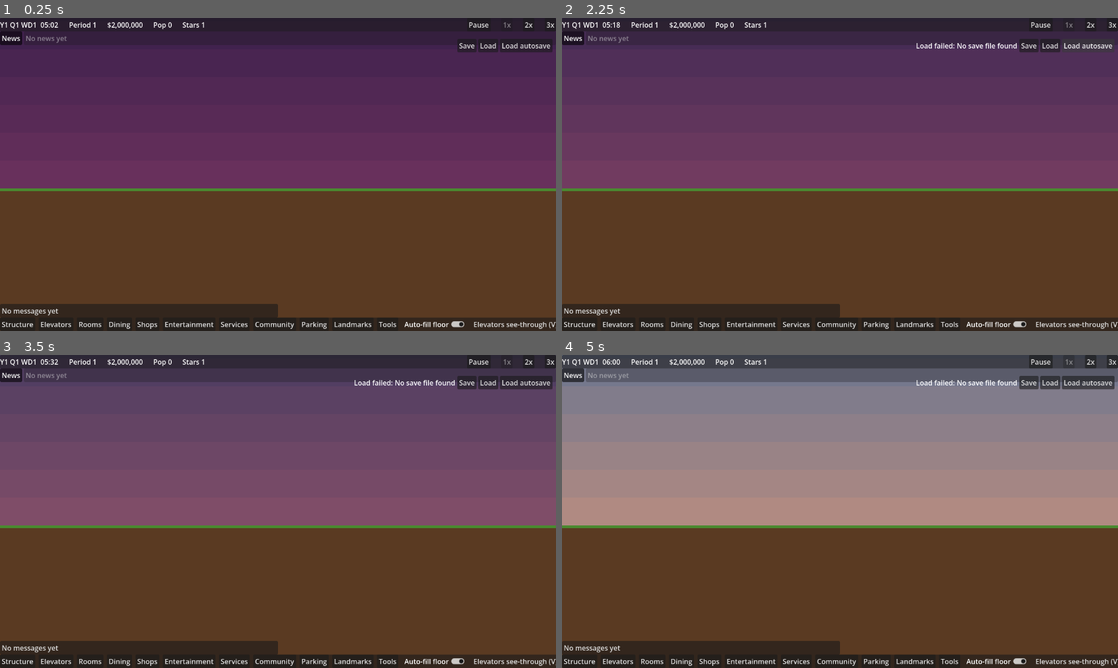
Above: before the commit, frames 1-4 (two rows, left to right).
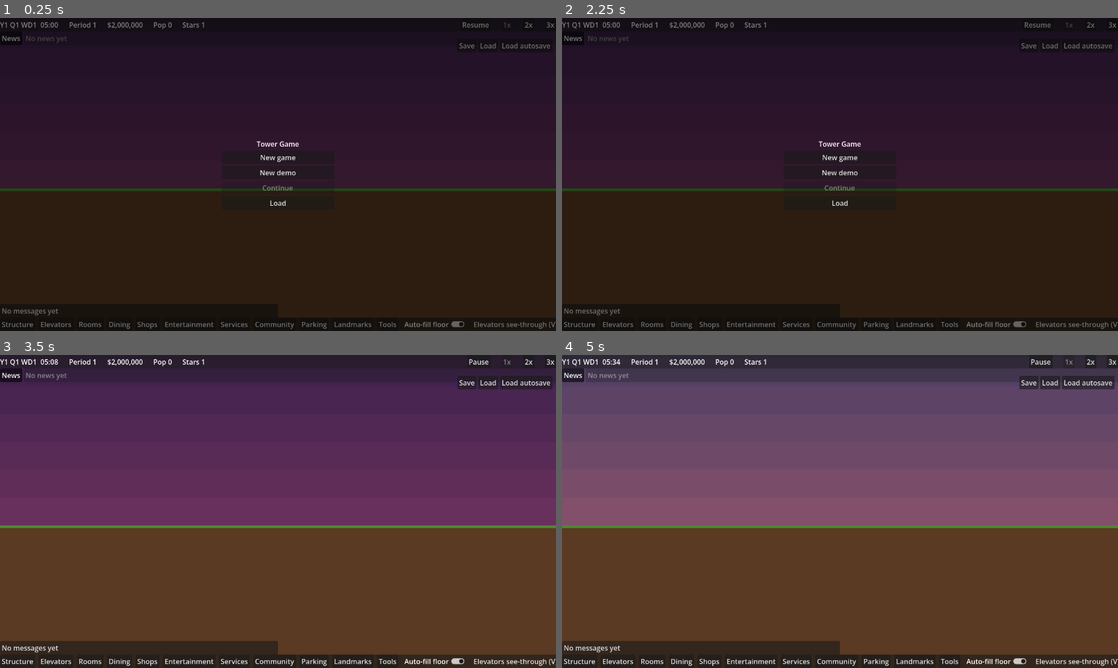
Above: after the commit, the same moments.

Repository: evidencelacking/TowerGame
Game: Godot game, scene res://scenes/main.tscn
Two runs of this game, one before a commit and one after it. Both use one fixed random seed, a clock stepped at 60 frames per second and the inputs below.
Inputs (mouse positions are in pixels of both pictures, inside the frame that each line leads up to):
- Up to frame 1 (0.25 s): no input
- Up to frame 2 (2.25 s): click "Save" at 0.5 s; click "Load" at 1.25 s; click "Load autosave" at 2 s
- Up to frame 3 (3.5 s): click (278, 495) at 2.75 s, where only the run after the commit has a clickable "New game"
- Up to frame 4 (5 s): click "2x" at 3.5 s; click "1x" at 4.25 s

The runs differ from the first frame. In frame 1, 93% of the frame differs, in the area x 0-100%, y 0-100%; in frame 2, 97%; in frame 3, 45%; in frame 4, 49%.

Commit message:
Named save slots, demo saves, quick save and start menu (refs #386)
Co-Authored-By: Claude Sonnet 5.5 <noreply@anthropic.com>

Diff:
--- a/scripts/main.gd
+++ b/scripts/main.gd
@@ -66,12 +66,24 @@
 	finance_window.name = "FinanceWindow"
 	add_child(finance_window)
 	finance_window.bind(_tower)
-	if not demo:  # Demo towers never write or read the normal save slots.
-		$Hud/SimDriver.autosave_enabled = true
-		var save_menu := SaveMenu.new()
-		save_menu.name = "SaveMenu"
-		add_child(save_menu)
-		save_menu.bind($Hud/SimDriver)
+	# Demo towers save to their own files, marked demo, never the normal slots.
+	SaveFiles.demo = demo
+	SaveFiles.autosave_template = SaveFiles.DEMO_AUTOSAVE_PATH if demo else SaveFiles.AUTOSAVE_PATH
+	$Hud/SimDriver.autosave_enabled = true
+	var save_menu := SaveMenu.new()
+	save_menu.name = "SaveMenu"
+	add_child(save_menu)
+	save_menu.bind($Hud/SimDriver)
+	if SaveFiles.pending_load != "":  # Switching mode to load a save from the other mode.
+		var path := SaveFiles.pending_load
+		SaveFiles.pending_load = ""
+		StartMenu.shown = true
+		save_menu._load(path, demo)
+	elif not StartMenu.shown and not demo:
+		var start_menu := StartMenu.new()
+		start_menu.name = "StartMenu"
+		add_child(start_menu)
+		start_menu.bind($Hud/SimDriver, save_menu)
 	var star_window := StarWindow.new()
 	star_window.name = "StarWindow"
 	add_child(star_window)
--- a/scripts/view/save_files.gd
+++ b/scripts/view/save_files.gd
@@ -11,6 +11,16 @@
 const AUTOSAVE_SLOTS := 3  ## Autosaves rotate through this many files, oldest overwritten first.
 const AUTOSAVE_PATH := "user://autosave_%d.sav"
 const MAGIC := "TOWERSAVE"
+const SLOTS := 6  ## Named manual slots per mode.
+const SLOT_PATH := "user://slot_%d.sav"
+const DEMO_SLOT_PATH := "user://demo_slot_%d.sav"
+const QUICK_PATH := "user://quicksave.sav"
+const DEMO_QUICK_PATH := "user://demo_quicksave.sav"
+const DEMO_AUTOSAVE_PATH := "user://demo_autosave_%d.sav"
+## True in demo mode: autosaves and quick saves then go to the demo files and are marked demo.
+static var demo: bool = false
+## A save to apply after the scene reloads (switching between demo and normal play), or "".
+static var pending_load: String = ""
 static var autosave_template: String = AUTOSAVE_PATH  ## Tests point this at a file of their own, so parallel runs never share autosaves.
 
 
@@ -24,14 +34,102 @@
 
 
 ## Writes the tower's save to path. Returns true on success.
-static func write(tower: TowerSim, path: String) -> bool:
+## The optional slot name, demo flag and a summary (stars, population, day) go in a second record
+## after the tower data, so the tower record itself is unchanged.
+static func write(tower: TowerSim, path: String, slot_name: String = "", is_demo: bool = demo) -> bool:
 	var file := FileAccess.open(path, FileAccess.WRITE)
 	if file == null:
 		return false
 	file.store_pascal_string(MAGIC)
 	file.store_var(tower.save())
+	file.store_var({"name": slot_name, "demo": is_demo, "stars": tower.stars, "population": tower.population(), "day": day_number(tower)})
 	file.close()
 	return file.get_error() == OK
+
+
+## The tower's day count since it began (1 on the first day).
+static func day_number(tower: TowerSim) -> int:
+	var clock := tower.clock
+	return ((clock.year() - 1) * Clock.QUARTERS_PER_YEAR + clock.quarter() - 1) * Clock.DAYS_PER_QUARTER + clock.day_of_week() + 1
+
+
+static func slot_path(slot: int, is_demo: bool) -> String:
+	return (DEMO_SLOT_PATH if is_demo else SLOT_PATH) % slot
+
+
+static func quick_path(is_demo: bool) -> String:
+	return DEMO_QUICK_PATH if is_demo else QUICK_PATH
+
+
+## The summary record of a save file ({} for older files without one or for non-saves).
+static func read_meta(path: String) -> Dictionary:
+	if not FileAccess.file_exists(path):
+		return {}
+	var file := FileAccess.open(path, FileAccess.READ)
+	if file == null:
+		return {}
+	var meta: Variant = null
+	if file.get_length() > MAGIC.length() + 4 and file.get_pascal_string() == MAGIC:
+		file.get_var(false)
+		if file.get_position() < file.get_length():
+			meta = file.get_var(false)
+	file.close()
+	return meta if meta is Dictionary else {}
+
+
+## Every save file for a mode, in display order. Each entry: path, label, exists, demo, name,
+## date (text), stars, population, day, problem ("" when loadable), modified (unix time).
+static func entries(is_demo: bool) -> Array[Dictionary]:
+	var list: Array[Dictionary] = []
+	for slot in range(1, SLOTS + 1):
+		list.append(entry_for(slot_path(slot, is_demo), "Slot %d" % slot, is_demo))
+	list.append(entry_for(quick_path(is_demo), "Quick save", is_demo))
+	for slot in AUTOSAVE_SLOTS:
+		var path := (DEMO_AUTOSAVE_PATH if is_demo else AUTOSAVE_PATH) % slot
+		list.append(entry_for(path, "Autosave %d" % (slot + 1), is_demo))
+	if not is_demo:
+		list.append(entry_for(MANUAL_PATH, "Old manual save", is_demo))
+	return list
+
+
+static func entry_for(path: String, label: String, is_demo: bool) -> Dictionary:
+	var entry := {"path": path, "label": label, "exists": FileAccess.file_exists(path), "demo": is_demo, "name": "", "date": "", "stars": 0, "population": 0, "day": 0, "problem": "", "modified": 0}
+	if not entry["exists"]:
+		return entry
+	var meta := read_meta(path)
+	entry["modified"] = FileAccess.get_modified_time(path)
+	entry["date"] = Time.get_datetime_string_from_unix_time(entry["modified"], true).replace("T", " ").substr(0, 16)
+	entry["name"] = str(meta.get("name", ""))
+	entry["stars"] = int(meta.get("stars", 0))
+	entry["population"] = int(meta.get("population", 0))
+	entry["day"] = int(meta.get("day", 0))
+	entry["problem"] = problem(path)
+	return entry
+
+
+## The most recently written loadable save across both modes, or {} if there is none.
+static func latest() -> Dictionary:
+	var best: Dictionary = {}
+	for is_demo in [false, true]:
+		for entry in entries(is_demo):
+			if entry["exists"] and entry["problem"] == "" and (best.is_empty() or entry["modified"] > best["modified"]):
+				best = entry
+	return best
+
+
+## One-line description of an entry for the slot list.
+static func describe(entry: Dictionary) -> String:
+	if not entry["exists"]:
+		return "%s: empty" % entry["label"]
+	var title := "%s" % entry["label"]
+	if entry["name"] != "":
+		title += " \"%s\"" % entry["name"]
+	if entry["problem"] != "":
+		return "%s, %s: %s" % [title, entry["date"], entry["problem"]]
+	var text := "%s, %s" % [title, entry["date"]]
+	if entry["day"] > 0:
+		text += ", %d stars, pop %d, day %d" % [entry["stars"], entry["population"], entry["day"]]
+	return text
 
 
 ## Reads a save file's data, or an empty Dictionary if it is missing or not a save.
@@ -56,7 +154,7 @@
 		return "Not a tower save file"
 	var version: Variant = data.get("version", 0)
 	if version != TowerSim.SAVE_VERSION:
-		return "Save is from version %s; this game reads version %d" % [str(version), TowerSim.SAVE_VERSION]
+		return "Save is from version %s but this game reads version %d, so it cannot be loaded" % [str(version), TowerSim.SAVE_VERSION]
 	return ""
 
 
--- a/scripts/view/save_menu.gd
+++ b/scripts/view/save_menu.gd
@@ -1,14 +1,20 @@
 class_name SaveMenu
 extends CanvasLayer
-## Save, Load and Load autosave buttons in the top-right corner, under the HUD bar. Saving and
-## loading act on the SimDriver's tower in place; the sim is paused while a load applies.
-## View only: file I/O goes through SaveFiles.
+## Save, Load and Load autosave buttons in the top-right corner, under the HUD bar, plus a slot
+## list for named saves and Ctrl+S quick save. Saving and loading act on the SimDriver's tower in
+## place. Demo mode saves to its own files, marked demo. View only: file I/O goes through SaveFiles.
 
 const Driver := preload("res://scripts/view/sim_driver.gd")
 
 var driver: Driver = null
 var status: Label
+var panel: PanelContainer
 var _buttons: Dictionary = {}
+var _list: VBoxContainer
+var _title: Label
+var _name_edit: LineEdit
+var _saving: bool = false
+var _show_all: bool = false  ## List both modes' saves (the start menu's Load).
 
 
 func _init() -> void:
@@ -24,7 +30,7 @@
 	status = Label.new()
 	status.name = "Status"
 	box.add_child(status)
-	for entry in [["Save", save_manual], ["Load", load_manual], ["Load autosave", load_autosave]]:
+	for entry in [["Save", open_save], ["Load", open_load], ["Load autosave", load_autosave]]:
 		var button := Button.new()
 		button.name = entry[0].replace(" ", "")
 		button.text = entry[0]
@@ -32,27 +38,116 @@
 		button.pressed.connect(entry[1])
 		box.add_child(button)
 		_buttons[entry[0]] = button
+	_build_panel()
+
+
+func _build_panel() -> void:
+	panel = PanelContainer.new()
+	panel.name = "SlotPanel"
+	panel.visible = false
+	panel.set_anchors_preset(Control.PRESET_CENTER)
+	panel.grow_horizontal = Control.GROW_DIRECTION_BOTH
+	panel.grow_vertical = Control.GROW_DIRECTION_BOTH
+	add_child(panel)
+	var column := VBoxContainer.new()
+	panel.add_child(column)
+	_title = Label.new()
+	column.add_child(_title)
+	_name_edit = LineEdit.new()
+	_name_edit.name = "NameEdit"
+	_name_edit.placeholder_text = "Name for this save"
+	column.add_child(_name_edit)
+	_list = VBoxContainer.new()
+	_list.name = "Slots"
+	column.add_child(_list)
+	var close := Button.new()
+	close.name = "Close"
+	close.text = "Close"
+	close.pressed.connect(close_panel)
+	column.add_child(close)
 
 
 func bind(driver_value: Driver) -> void:
 	driver = driver_value
 
 
-func save_manual() -> bool:
-	var ok := SaveFiles.write(driver.tower, SaveFiles.MANUAL_PATH)
+func _unhandled_key_input(event: InputEvent) -> void:
+	var key := event as InputEventKey
+	if key != null and key.pressed and not key.echo and key.ctrl_pressed and key.keycode == KEY_S:
+		quick_save()
+		get_viewport().set_input_as_handled()
+
+
+func open_save() -> void:
+	_open(true, false)
+
+
+func open_load(show_all: bool = false) -> void:
+	_open(false, show_all)
+
+
+func close_panel() -> void:
+	panel.visible = false
+
+
+func _open(saving: bool, show_all: bool) -> void:
+	_saving = saving
+	_show_all = show_all
+	_title.text = "Save game: pick a slot" if saving else "Load game: pick a save"
+	_name_edit.visible = saving
+	_refresh()
+	panel.visible = true
+
+
+func _refresh() -> void:
+	for child in _list.get_children():
+		_list.remove_child(child)
+		child.queue_free()
+	var modes: Array = [false, true] if _show_all else [SaveFiles.demo]
+	for is_demo in modes:
+		for entry in SaveFiles.entries(is_demo):
+			var is_slot: bool = entry["label"].begins_with("Slot")
+			if _saving and not is_slot:
+				continue  # Manual saves go to the named slots; autosaves and the quick save are the game's.
+			var button := Button.new()
+			button.text = ("[DEMO] " if is_demo else "") + SaveFiles.describe(entry)
+			button.alignment = HORIZONTAL_ALIGNMENT_LEFT
+			button.disabled = not _saving and (not entry["exists"] or entry["problem"] != "")
+			button.pressed.connect(_pick.bind(entry))
+			_list.add_child(button)
+
+
+func _pick(entry: Dictionary) -> void:
+	if _saving:
+		save_slot(entry["path"], _name_edit.text.strip_edges())
+	else:
+		_load(entry["path"], entry["demo"])
+	panel.visible = false
+
+
+func save_slot(path: String, slot_name: String) -> bool:
+	var ok := SaveFiles.write(driver.tower, path, slot_name, SaveFiles.demo)
 	status.text = "Saved" if ok else "Save failed"
 	return ok
 
 
-func load_manual() -> bool:
-	return _load(SaveFiles.MANUAL_PATH)
+func quick_save() -> bool:
+	var ok := SaveFiles.write(driver.tower, SaveFiles.quick_path(SaveFiles.demo), "Quick save", SaveFiles.demo)
+	status.text = "Quick saved" if ok else "Quick save failed"
+	return ok
 
 
 func load_autosave() -> bool:
-	return _load(SaveFiles.newest_autosave())
+	return _load(SaveFiles.newest_autosave(), SaveFiles.demo)
 
 
-func _load(path: String) -> bool:
+func _load(path: String, is_demo: bool) -> bool:
+	if path != "" and is_demo != SaveFiles.demo and SaveFiles.problem(path) == "":
+		# A save from the other mode: restart the scene in that mode, then apply it (see main.gd).
+		SaveFiles.pending_load = path
+		DemoMode.forced = is_demo
+		get_tree().reload_current_scene()
+		return true
 	var ok := path != "" and SaveFiles.load_into(driver.tower, path)
 	if ok:
 		status.text = "Loaded"
--- /dev/null
+++ b/scripts/view/start_menu.gd
@@ -0,0 +1,94 @@
+class_name StartMenu
+extends CanvasLayer
+## The menu shown when the game starts: New game, New demo, Continue (the latest save) and Load.
+## The sim stays paused while it is open. View only.
+
+const Driver := preload("res://scripts/view/sim_driver.gd")
+
+## Shown once per run, so reloading the scene to switch mode does not bring it back.
+static var shown: bool = false
+
+var driver: Driver = null
+var save_menu: SaveMenu = null
+var continue_button: Button
+
+
+func _init() -> void:
+	layer = 20
+
+
+## Builds the menu and pauses the sim. Both arguments must already be in the scene.
+func bind(driver_value: Driver, save_menu_value: SaveMenu) -> void:
+	driver = driver_value
+	save_menu = save_menu_value
+	shown = true
+	driver.set_paused(true)
+	var dim := ColorRect.new()
+	dim.color = Color(0, 0, 0, 0.5)
+	dim.set_anchors_preset(Control.PRESET_FULL_RECT)
+	add_child(dim)
+	var center := CenterContainer.new()
+	center.set_anchors_preset(Control.PRESET_FULL_RECT)
+	add_child(center)
+	var column := VBoxContainer.new()
+	column.custom_minimum_size = Vector2(260, 0)
+	center.add_child(column)
+	var title := Label.new()
+	title.text = "Tower Game"
+	title.horizontal_alignment = HORIZONTAL_ALIGNMENT_CENTER
+	column.add_child(title)
+	_add(column, "NewGame", "New game", new_game)
+	_add(column, "NewDemo", "New demo", new_demo)
+	continue_button = _add(column, "Continue", "Continue", continue_latest)
+	continue_button.disabled = SaveFiles.latest().is_empty()
+	_add(column, "Load", "Load", open_load)
+
+
+func _add(column: VBoxContainer, node_name: String, text: String, action: Callable) -> Button:
+	var button := Button.new()
+	button.name = node_name
+	button.text = text
+	button.pressed.connect(action)
+	column.add_child(button)
+	return button
+
+
+func new_game() -> void:
+	_start(false)
+
+
+func new_demo() -> void:
+	_start(true)
+
+
+## Starts a fresh tower in the chosen mode, reloading the scene when the mode changes.
+func _start(want_demo: bool) -> void:
+	if want_demo != DemoMode.active():
+		DemoMode.forced = want_demo
+		get_tree().reload_current_scene()
+		return
+	_close()
+
+
+func continue_latest() -> void:
+	var latest := SaveFiles.latest()
+	if latest.is_empty():
+		return
+	if save_menu._load(latest["path"], latest["demo"]):
+		_close()
+
+
+func open_load() -> void:
+	save_menu.open_load(true)
+	# The list applies the pick and hides itself; close this menu once that load succeeded.
+	save_menu.panel.visibility_changed.connect(_after_panel, CONNECT_ONE_SHOT)
+
+
+func _after_panel() -> void:
+	if not save_menu.panel.visible and save_menu.status.text.begins_with("Loaded"):
+		_close()
+
+
+func _close() -> void:
+	driver.set_paused(false)
+	queue_free()
--- a/tests/test_save_load.gd
+++ b/tests/test_save_load.gd
@@ -106,3 +106,33 @@
 	DirAccess.remove_absolute(BAD_PATH)
 	SaveFiles.autosave_template = real_template
 	d.free()
+	_slots(check, t)
+
+
+## Named slots, demo separation and the refused-version message (#386).
+static func _slots(check: Callable, t: TowerSim) -> void:
+	var normal_path := "user://test_slot_normal_%s.sav" % _run_id
+	var demo_path := "user://test_slot_demo_%s.sav" % _run_id
+	check.call(SaveFiles.slot_path(1, false) != SaveFiles.slot_path(1, true), "save: demo slots are separate files from normal slots")
+	check.call(SaveFiles.quick_path(false) != SaveFiles.quick_path(true), "save: demo quick save is a separate file")
+	check.call(SaveFiles.write(t, normal_path, "Alpha", false) and SaveFiles.write(t, demo_path, "Beta", true), "save: named slots write")
+	check.call(SaveFiles.read_meta(demo_path).get("demo", false) == true and SaveFiles.read_meta(normal_path).get("demo", true) == false, "save: the slot records whether it is demo")
+	var entry := SaveFiles.entry_for(normal_path, "Slot 1", false)
+	check.call(entry["name"] == "Alpha" and entry["stars"] == t.stars and entry["population"] == t.population() and entry["day"] == SaveFiles.day_number(t), "save: a slot lists name, stars, population and day")
+	var text := SaveFiles.describe(entry)
+	check.call(text.contains("Alpha") and text.contains("%d stars" % t.stars) and text.contains("pop %d" % t.population()) and text.contains("day %d" % SaveFiles.day_number(t)), "save: the slot description shows the details")
+	check.call(SaveFiles.describe(SaveFiles.entry_for("user://no_such_slot_%s.sav" % _run_id, "Slot 2", false)) == "Slot 2: empty", "save: a missing slot reads as empty")
+	var loaded := TowerSim.new(0)
+	check.call(SaveFiles.load_into(loaded, demo_path) and loaded.state_hash() == t.state_hash(), "save: a slot with a summary record still loads exactly")
+	# An old version is refused with a message naming both versions, and the slot says so too.
+	var old_data := t.save()
+	old_data["version"] = 7
+	var old := FileAccess.open(normal_path, FileAccess.WRITE)
+	old.store_pascal_string(SaveFiles.MAGIC)
+	old.store_var(old_data)
+	old.close()
+	var why := SaveFiles.problem(normal_path)
+	check.call(why.contains("version 7") and why.contains("version %d" % TowerSim.SAVE_VERSION), "save: the refusal names the found and expected versions")
+	check.call(SaveFiles.describe(SaveFiles.entry_for(normal_path, "Slot 1", false)).contains("version 7"), "save: the slot list shows why an old save cannot load")
+	DirAccess.remove_absolute(normal_path)
+	DirAccess.remove_absolute(demo_path)
Not shown, added: scripts/view/start_menu.gd.uid
